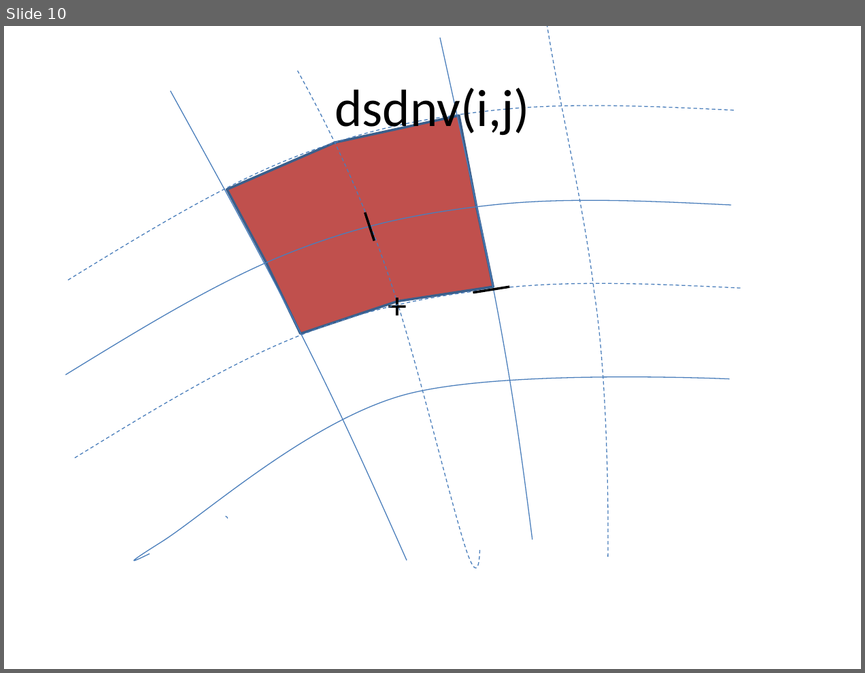
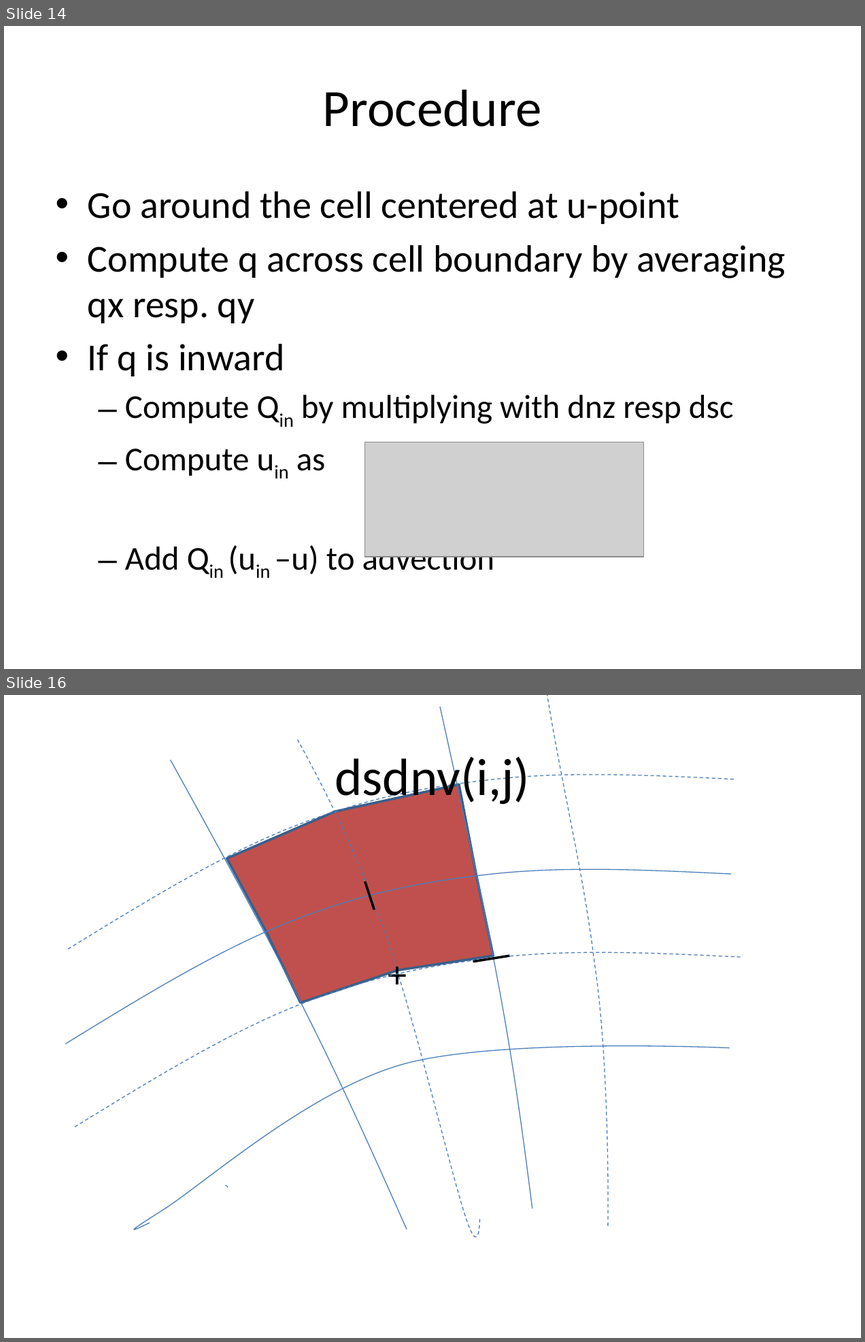
Before and after one commit to openearth/xbeach, a slide deck: doc/curvilinear grid properties.pptx. Shown one above the other, each under a label of ours: slide 10 before the commit, slides 14 and 16 after it; the slides between them are not shown. The pictures are 865x673 and 865x1342 pixels, drawn with LibreOffice and Linux fonts; fonts in the diff are those of the drawing; grey boxes stand for pictures. Boxes give left, top, right and bottom in pixels: in the first picture for what was removed or moved away, otherwise in the second. Text is boxed around its words. In the diff, an @@ line names an element or a change of style, - is before the commit and + after.

```diff
--- a/doc/curvilinear grid properties.pptx
+++ b/doc/curvilinear grid properties.pptx
@@ slide 14 added at [4, 26, 861, 669], background #FFFFFF @@
@@ title added at [323, 89, 542, 127], 44 pt, text #000000 @@
+Procedure
@@ text added at [88, 191, 785, 577], 32 pt, text #000000 @@
+• Go around the cell centered at u-point
+• Compute q across cell boundary by averaging qx resp. qy
+• If q is inward
+  – Compute Qin by multiplying with dnz resp dsc
+  – Compute uin as
+  – Add Qin (uin –u) to advection
@@ picture added at [364, 441, 643, 556] @@
@@ what was slide 10 is now slide 16 @@
```
Also in this commit, not shown: 8 slides changed, 6 other slides added, 1 slide removed.
